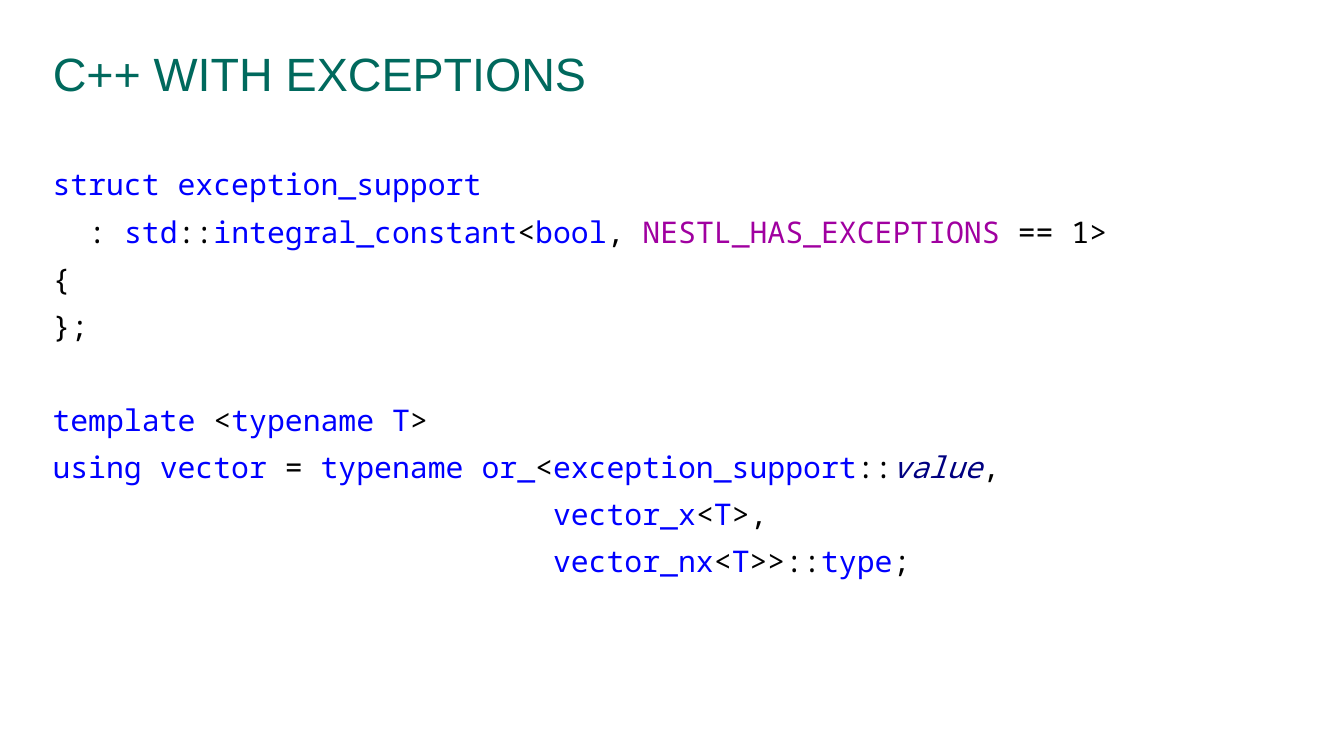
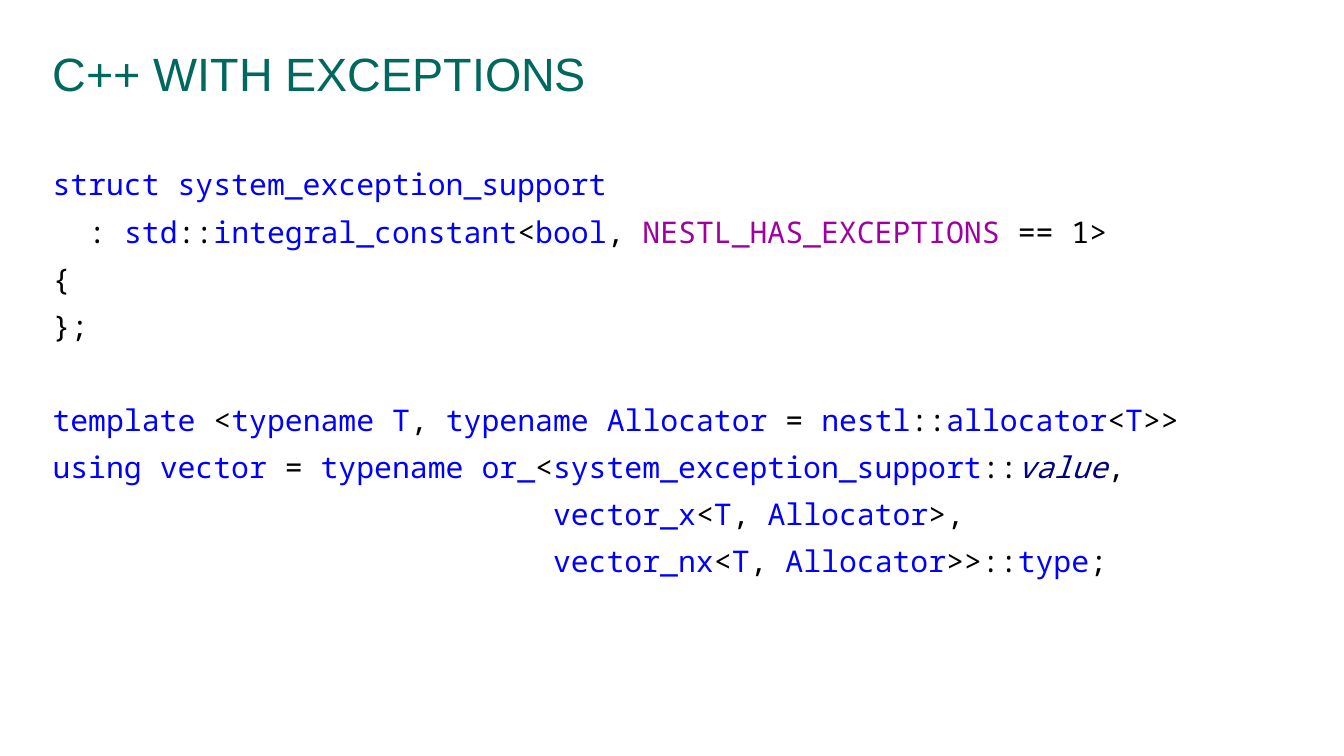
Before and after one commit to prograholic/prograholic.github.io, a slide deck: slide 31 of cpp_russia_2017_24_02_2017/24.02.2017_kutumov.pptx (slide 28 before the commit). Drawn at 1344x756 pixels with LibreOffice and Linux fonts; fonts in the diff are those of the drawing; background and template pictures are left out. Boxes give left, top, right and bottom in pixels: in the first picture for what was removed or moved away, otherwise in the second. Text is boxed around its words. In the diff, an @@ line names an element or a change of style, - is before the commit and + after.

```diff
--- a/cpp_russia_2017_24_02_2017/24.02.2017_kutumov.pptx
+++ b/cpp_russia_2017_24_02_2017/24.02.2017_kutumov.pptx
@@ text at <box>53,172,607,203</box>: text changed @@
-struct exception_support
+struct system_exception_support
@@ text at <box>53,408,1178,580</box>: text changed @@
-template <typename T>
-using vector = typename or_<exception_support::value,
-vector_x<T>,
-vector_nx<T>>::type;
+template <typename T, typename Allocator = nestl::allocator<T>>
+using vector = typename or_<system_exception_support::value,
+vector_x<T, Allocator>,
+vector_nx<T, Allocator>>::type;
```
Also in this commit, not shown: 3 other slides changed, 3 slides added, 2 slides removed.
